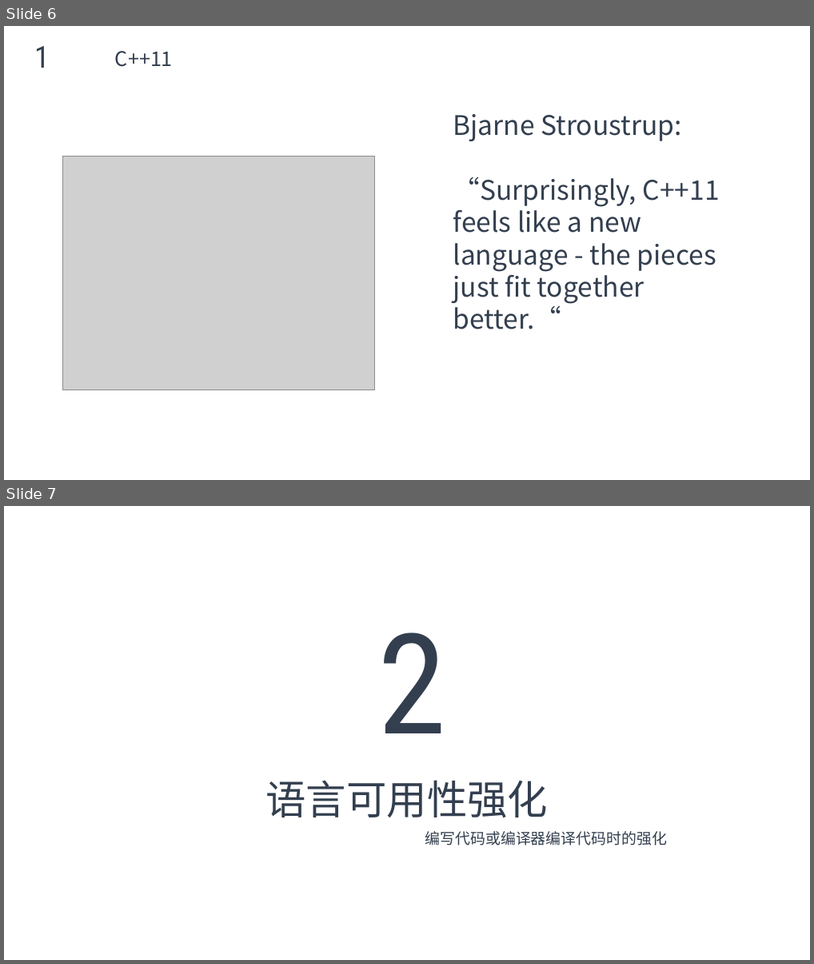
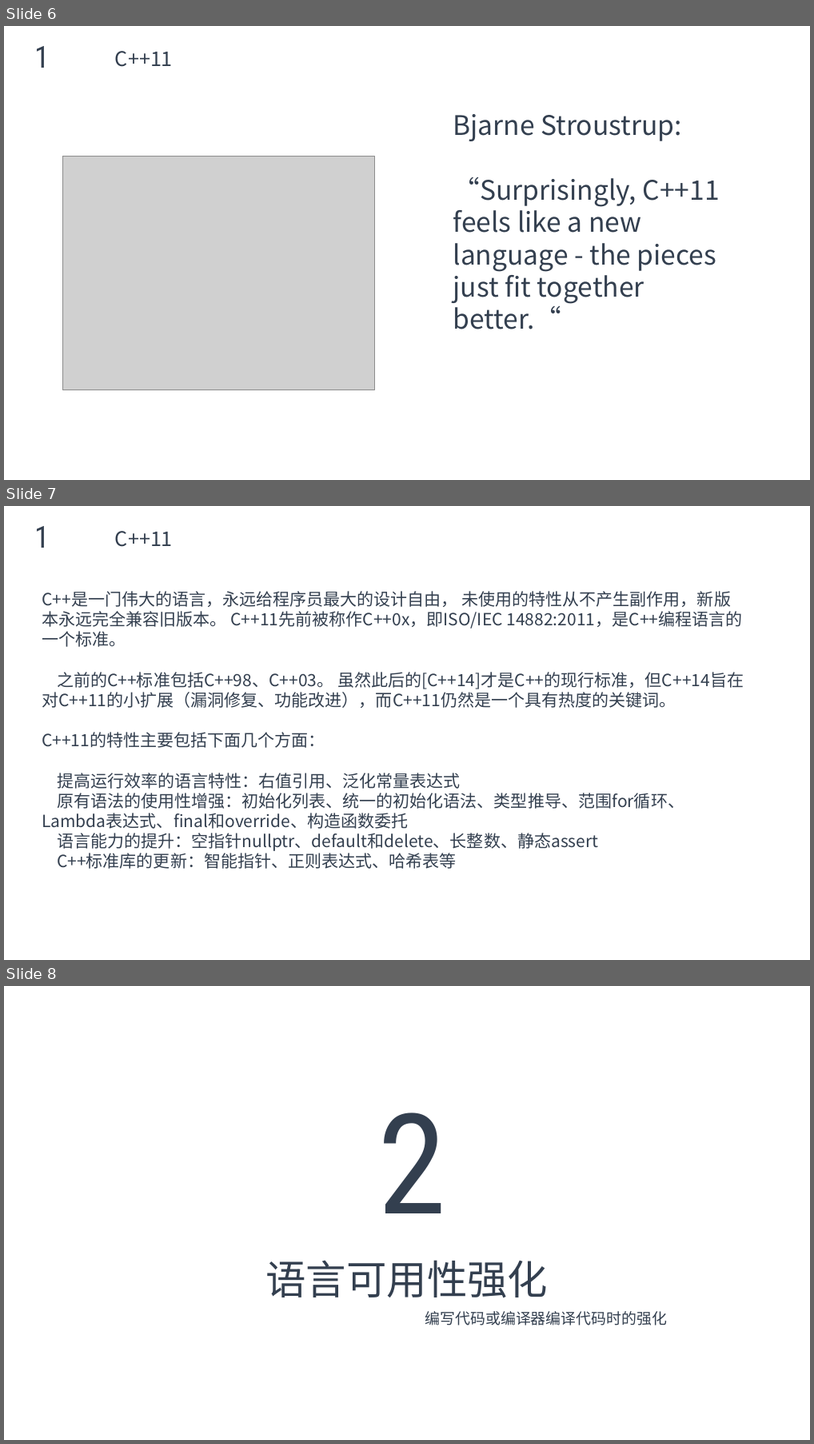
Before and after one commit to max4sharing/modern_cpp, a slide deck: C++11.pptx. Shown one above the other, each under a label of ours: slides 6 and 7 before the commit, slides 6, 7 and 8 after it. The pictures are 814x964 and 814x1444 pixels, drawn with LibreOffice and Linux fonts; fonts in the diff are those of the drawing; grey boxes stand for pictures; background and template pictures are left out. Boxes give left, top, right and bottom in pixels: in the first picture for what was removed or moved away, otherwise in the second. Text is boxed around its words. In the diff, an @@ line names an element or a change of style, - is before the commit and + after.

```diff
--- a/C++11.pptx
+++ b/C++11.pptx
@@ slide 7 added at (4,506,810,960), background picture (left out) @@
@@ text added at (34,526,50,548), 36 pt, text #333F4F @@
+1
@@ text added at (115,531,173,547), 24 pt, text #333F4F @@
+C++11
@@ text added at (42,591,744,868), 20 pt, text #333F4F @@
+C++是一门伟大的语言，永远给程序员最大的设计自由， 未使用的特性从不产生副作用，新版本永远完全兼容旧版本。 C++11先前被称作C++0x，即ISO/IEC 14882:2011，是C++编程语言的一个标准。
+之前的C++标准包括C++98、C++03。 虽然此后的[C++14]才是C++的现行标准，但C++14旨在对C++11的小扩展（漏洞修复、功能改进），而C++11仍然是一个具有热度的关键词。
+C++11的特性主要包括下面几个方面：
+提高运行效率的语言特性：右值引用、泛化常量表达式
+原有语法的使用性增强：初始化列表、统一的初始化语法、类型推导、范围for循环、Lambda表达式、final和override、构造函数委托
+语言能力的提升：空指针nullptr、default和delete、长整数、静态assert
+C++标准库的更新：智能指针、正则表达式、哈希表等
@@ what was slide 7 is now slide 8 @@
```
Also in this commit, not shown: 6 slides changed, 4 other slides added.
